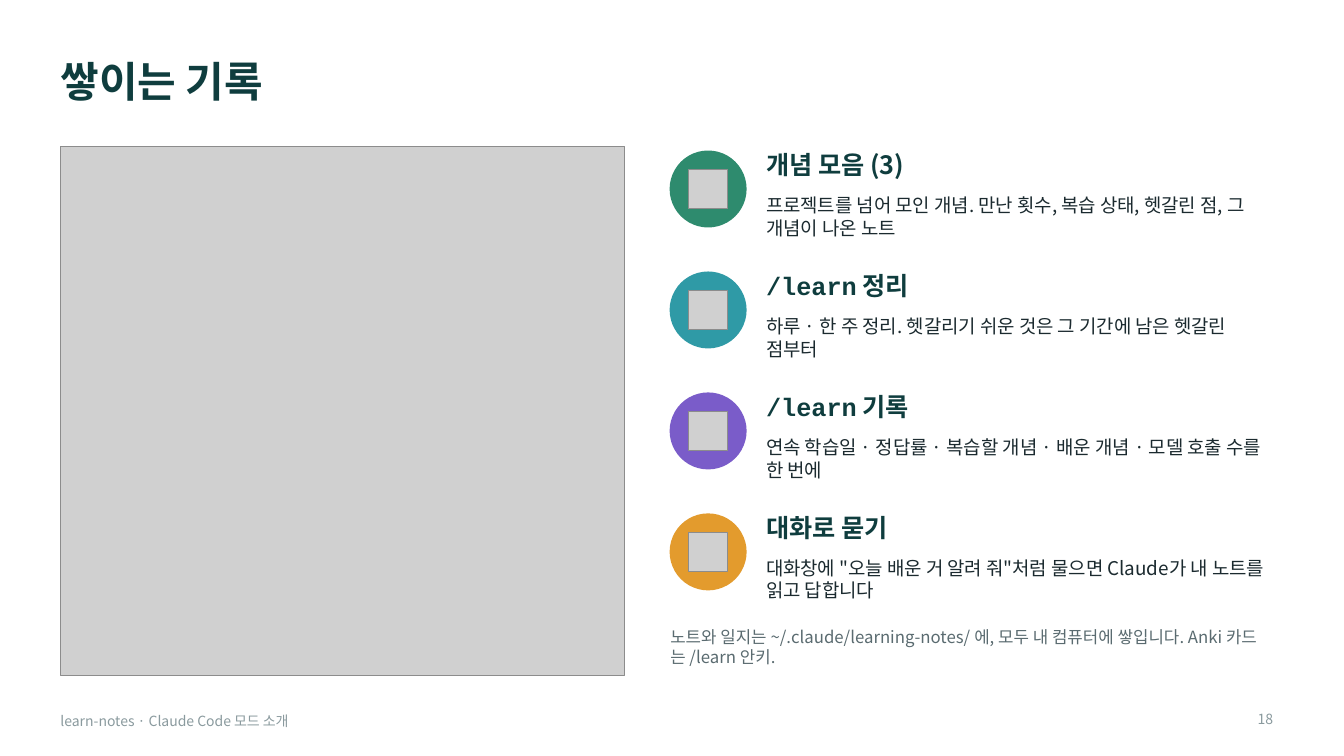
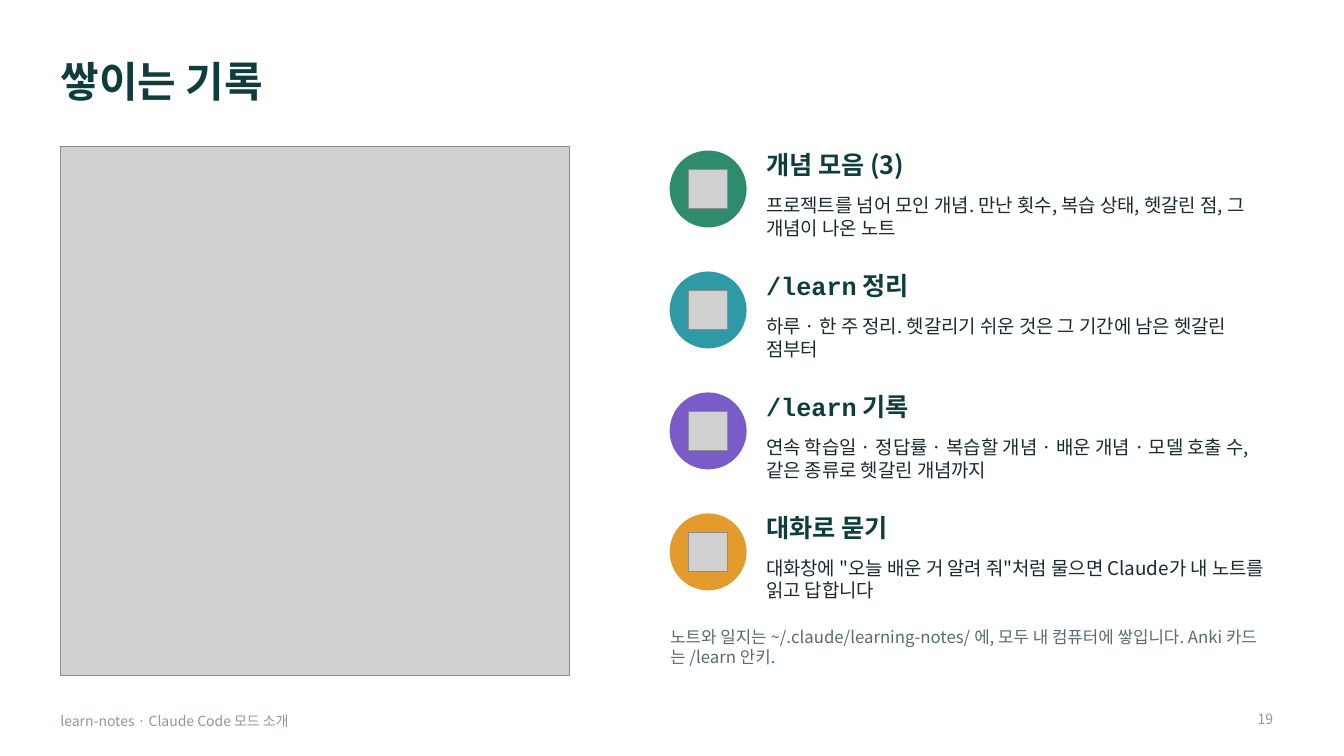
Before and after one commit to Owen-YC/learn-notes, a slide deck: slide 19 of docs/team/learn-notes-intro.pptx (slide 18 before the commit). Drawn at 1344x756 pixels with LibreOffice and Linux fonts; fonts in the diff are those of the drawing; grey boxes stand for pictures. Boxes give left, top, right and bottom in pixels: in the first picture for what was removed or moved away, otherwise in the second. Text is boxed around its words. In the diff, an @@ line names an element or a change of style, - is before the commit and + after.

```diff
--- a/docs/team/learn-notes-intro.pptx
+++ b/docs/team/learn-notes-intro.pptx
@@ picture: place and size @@
-picture at (60,146,625,676)
+picture at (60,146,570,676)
@@ text at (766,438,1249,479): text changed @@
-연속 학습일 · 정답률 · 복습할 개념 · 배운 개념 · 모델 호출 수를 한 번에
+연속 학습일 · 정답률 · 복습할 개념 · 배운 개념 · 모델 호출 수, 같은 종류로 헷갈린 개념까지
```
Also in this commit, not shown: 16 other slides changed, 2 slides added, 22 other files.
